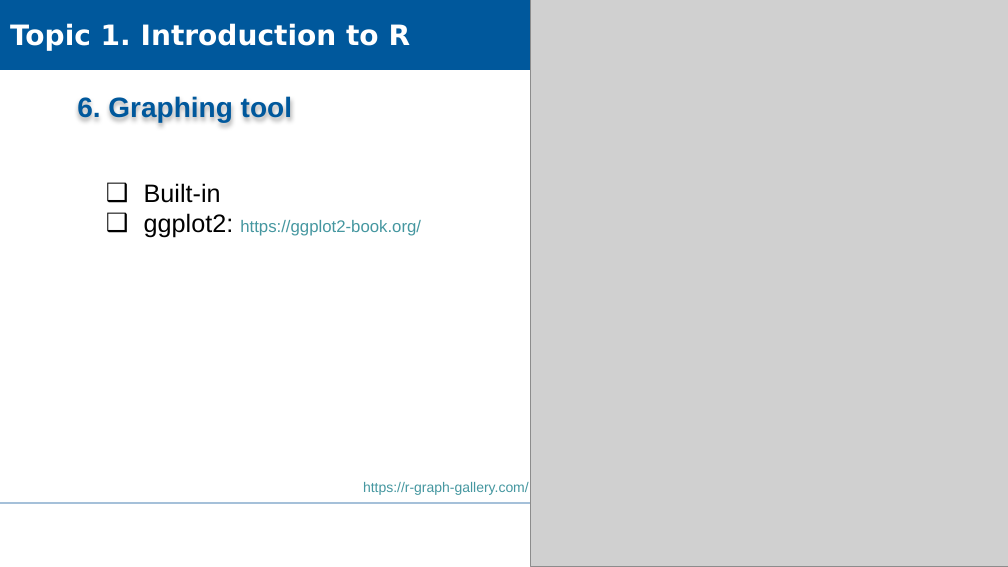
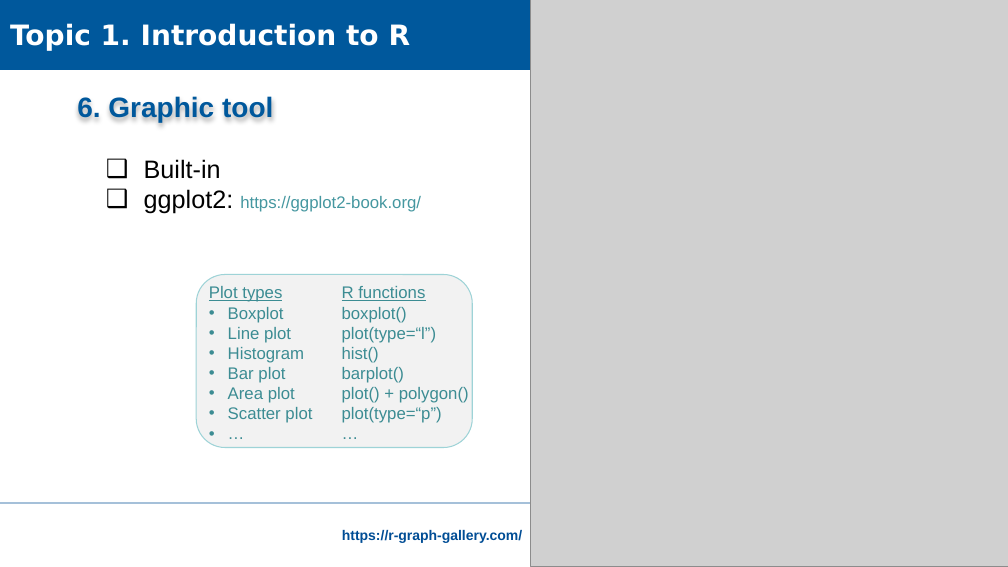
Before and after one commit to XiaoxiangGuanGFZ/FloodRiskSeminar, a slide deck: slide 28 of slides/FRS_exercise_R.pptx. Drawn at 1008x567 pixels with LibreOffice and Linux fonts; fonts in the diff are those of the drawing; grey boxes stand for pictures; background and template pictures are left out. Boxes give left, top, right and bottom in pixels: in the first picture for what was removed or moved away, otherwise in the second. Text is boxed around its words. In the diff, an @@ line names an element or a change of style, - is before the commit and + after.

```diff
--- a/slides/FRS_exercise_R.pptx
+++ b/slides/FRS_exercise_R.pptx
@@ text at <box>77,96,273,122</box>: text changed @@
-6. Graphing tool
+6. Graphic tool
@@ text "Built-in": place and size @@
-text "Built-in" at <box>144,183,421,238</box>
+text "Built-in" at <box>144,159,421,214</box>
@@ rounded rectangle added at <box>197,274,473,448</box>, fill #F2F2F2, outline #9ED3D7 0.75 pt @@
@@ text added at <box>209,286,312,423</box>, 12 pt, text #3C8C93 @@
+Plot types
+• Boxplot
+• Line plot
+• Histogram
+• Bar plot
+• Area plot
+• Scatter plot
+• …
@@ text added at <box>342,286,469,423</box>, 12 pt, text #3C8C93 @@
+R functions
+boxplot()
+plot(type=“l”)
+hist()
+barplot()
+plot() + polygon()
+plot(type=“p”)
+…
@@ text "https://r-graph-gallery.com/": place and size @@
-text "https://r-graph-gallery.com/" at <box>363,482,529,495</box>
+text "https://r-graph-gallery.com/" at <box>342,530,522,543</box>
@@ text "https://r-graph-gallery.com/" at <box>342,530,522,543</box>: text colour #4597A0 to #004D95, bold on @@
```
Also in this commit, not shown: 3 other slides changed, 4 slides added, 1 slide removed, 4 other files.
